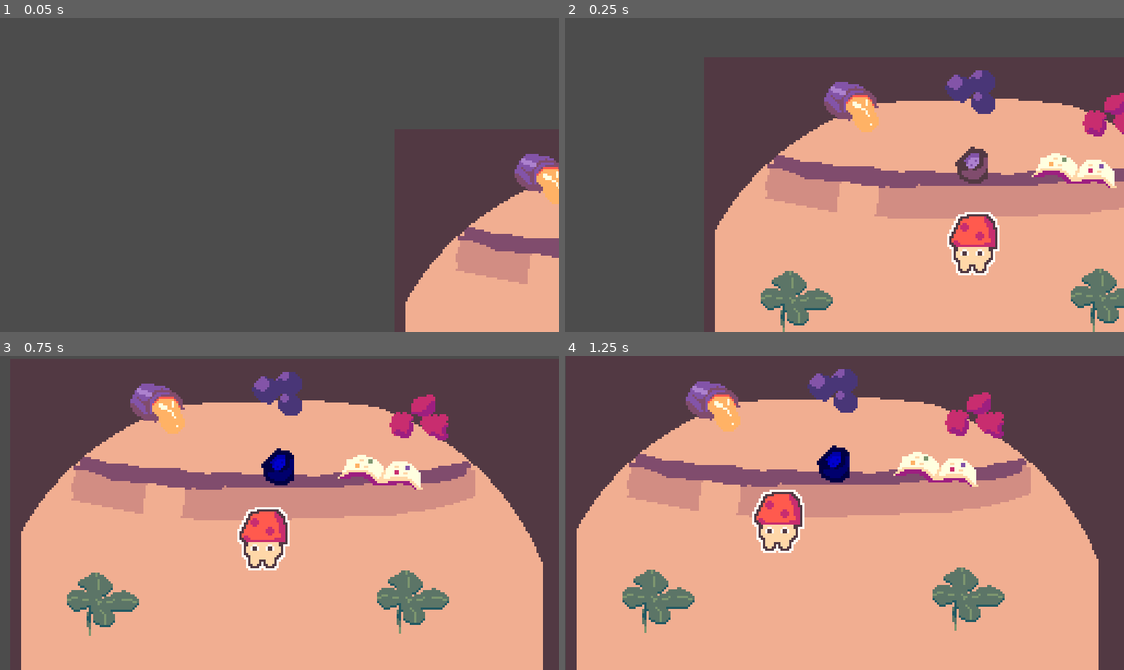
Above: before the commit, frames 1-4 (two rows, left to right).
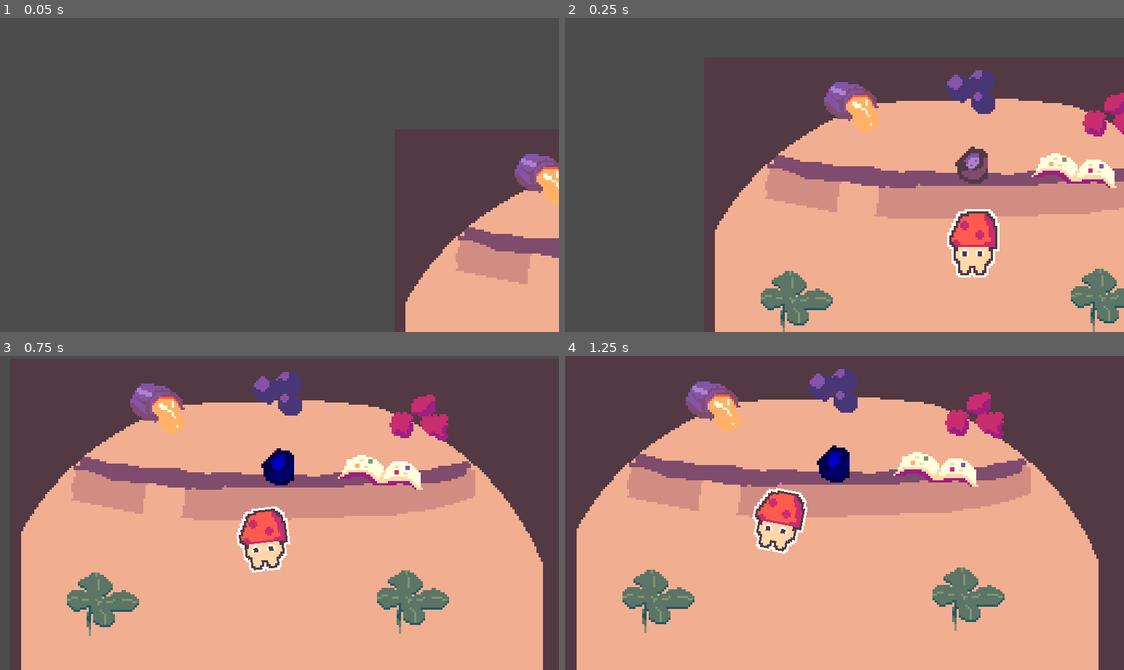
Above: after the commit, the same moments.

Repository: Daxidz/cozy-autum-jam-22
Game: Godot game, scene res://src/Main.tscn
Same seed, same stepped clock (60 frames per second), same inputs: the game is played once before the commit and once after it.
Inputs (mouse positions are in pixels of both pictures, inside the frame that each line leads up to):
- Up to frame 1 (0.05 s): no input
- Up to frame 2 (0.25 s): no input
- Up to frame 3 (0.75 s): tap Enter (ui_accept) at 0.5 s; move the mouse to (307, 475) at 0.52 s; press the mouse at (307, 475) at 0.53 s
- Up to frame 4 (1.25 s): tap Enter (ui_accept) at 0.77 s

Frame 1 is identical in both runs. In frame 2, 0.4% of the frame differs, in the area x 68-78%, y 60-83%; in frame 3, 0.5%; in frame 4, 0.7%, in the area x 33-44%, y 41-63%.

Commit message:
idle and walk anims

Diff:
--- a/src/LevelNavigation.gd
+++ b/src/LevelNavigation.gd
@@ -20,6 +20,7 @@
 func move_along_path(distance):
 	var last_point = character.position
 	while path.size():
+		character.get_animState().travel("Walk")
 		var distance_between_points = last_point.distance_to(path[0])
 		# The position to move to falls between two points.
 		if distance <= distance_between_points:
@@ -29,6 +30,7 @@
 		distance -= distance_between_points
 		last_point = path[0]
 		path.remove(0)
+		character.get_animState().travel("Idle")
 	# The character reached the end of the path.
 	character.position = last_point
 	set_process(false)
--- a/src/Main.tscn
+++ b/src/Main.tscn
@@ -23,6 +23,95 @@
 radius = 3.0
 height = 6.0
 
+[sub_resource type="Animation" id=12]
+resource_name = "Idle"
+loop = true
+tracks/0/type = "value"
+tracks/0/path = NodePath("Sprite:scale")
+tracks/0/interp = 1
+tracks/0/loop_wrap = true
+tracks/0/imported = false
+tracks/0/enabled = true
+tracks/0/keys = {
+"times": PoolRealArray( 0, 0.3, 0.8 ),
+"transitions": PoolRealArray( 1, 1, 1 ),
+"update": 0,
+"values": [ Vector2( 1, 1 ), Vector2( 1, 1.1 ), Vector2( 1, 1 ) ]
+}
+
+[sub_resource type="Animation" id=13]
+length = 0.001
+tracks/0/type = "value"
+tracks/0/path = NodePath("Sprite:rotation_degrees")
+tracks/0/interp = 1
+tracks/0/loop_wrap = true
+tracks/0/imported = false
+tracks/0/enabled = true
+tracks/0/keys = {
+"times": PoolRealArray( 0 ),
+"transitions": PoolRealArray( 1 ),
+"update": 0,
+"values": [ 0.0 ]
+}
+tracks/1/type = "value"
+tracks/1/path = NodePath("Sprite:scale")
+tracks/1/interp = 1
+tracks/1/loop_wrap = true
+tracks/1/imported = false
+tracks/1/enabled = true
+tracks/1/keys = {
+"times": PoolRealArray( 0 ),
+"transitions": PoolRealArray( 1 ),
+"update": 0,
+"values": [ Vector2( 1, 1 ) ]
+}
+
+[sub_resource type="Animation" id=14]
+resource_name = "Walk"
+loop = true
+step = 0.05
+tracks/0/type = "value"
+tracks/0/path = NodePath("Sprite:rotation_degrees")
+tracks/0/interp = 1
+tracks/0/loop_wrap = true
+tracks/0/imported = false
+tracks/0/enabled = true
+tracks/0/keys = {
+"times": PoolRealArray( 0, 0.35, 0.7, 1 ),
+"transitions": PoolRealArray( 1, 1, 1, 1 ),
+"update": 0,
+"values": [ 0.0, -15.5, 15.5, 0.0 ]
+}
+
+[sub_resource type="AnimationNodeAnimation" id=15]
+animation = "Idle"
+
+[sub_resource type="AnimationNodeAnimation" id=21]
+animation = "RESET"
+
+[sub_resource type="AnimationNodeAnimation" id=16]
+animation = "Walk"
+
+[sub_resource type="AnimationNodeStateMachineTransition" id=22]
+
+[sub_resource type="AnimationNodeStateMachineTransition" id=23]
+
+[sub_resource type="AnimationNodeStateMachineTransition" id=24]
+
+[sub_resource type="AnimationNodeStateMachineTransition" id=25]
+
+[sub_resource type="AnimationNodeStateMachine" id=19]
+states/Idle/node = SubResource( 15 )
+states/Idle/position = Vector2( 228, 76 )
+states/RESET/node = SubResource( 21 )
+states/RESET/position = Vector2( 323, 181 )
+states/Walk/node = SubResource( 16 )
+states/Walk/position = Vector2( 435, 87 )
+transitions = [ "Idle", "RESET", SubResource( 22 ), "RESET", "Walk", SubResource( 23 ), "Walk", "RESET", SubResource( 24 ), "RESET", "Idle", SubResource( 25 ) ]
+start_node = "Idle"
+
+[sub_resource type="AnimationNodeStateMachinePlayback" id=20]
+
 [sub_resource type="Curve2D" id=2]
 resource_local_to_scene = true
 _data = {
@@ -119,6 +208,19 @@
 shape = SubResource( 10 )
 one_way_collision_margin = 0.0
 
+[node name="NavigationAgent2D" type="NavigationAgent2D" parent="ChampiInside/YSort/Barista"]
+
+[node name="AnimationPlayer" type="AnimationPlayer" parent="ChampiInside/YSort/Barista"]
+anims/Idle = SubResource( 12 )
+anims/RESET = SubResource( 13 )
+anims/Walk = SubResource( 14 )
+
+[node name="AnimationTree" type="AnimationTree" parent="ChampiInside/YSort/Barista"]
+tree_root = SubResource( 19 )
+anim_player = NodePath("../AnimationPlayer")
+active = true
+parameters/playback = SubResource( 20 )
+
 [node name="Bar" type="Sprite" parent="ChampiInside/YSort"]
 position = Vector2( 120, 70 )
 texture = ExtResource( 7 )
--- a/src/barista/Barista.gd
+++ b/src/barista/Barista.gd
@@ -1,6 +1,11 @@
 extends KinematicBody2D
 
+onready var nav_agent = $NavigationAgent2D
+onready var animTree = $AnimationTree
 
 func _physics_process(delta):
 	pass
 	#global_position = lerp(global_position, get_global_mouse_position(), 0.02)
+
+func get_animState():
+	return animTree.get("parameters/playback")
Not shown: 1 places in src/Main.tscn that only renumber resources
